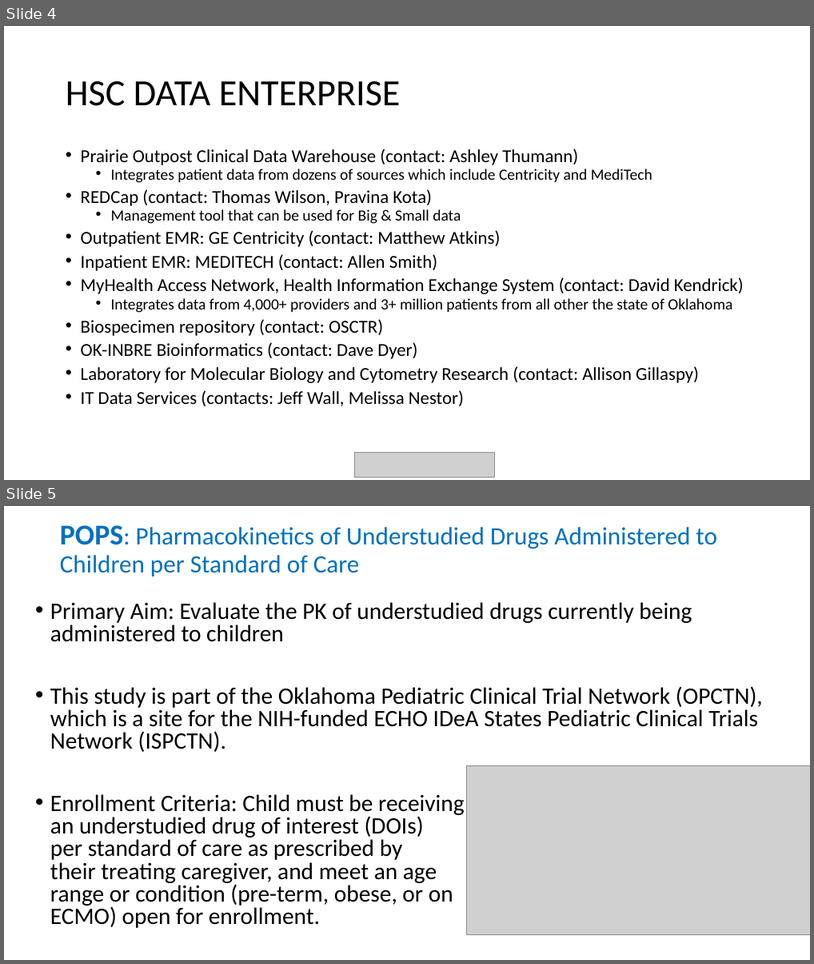
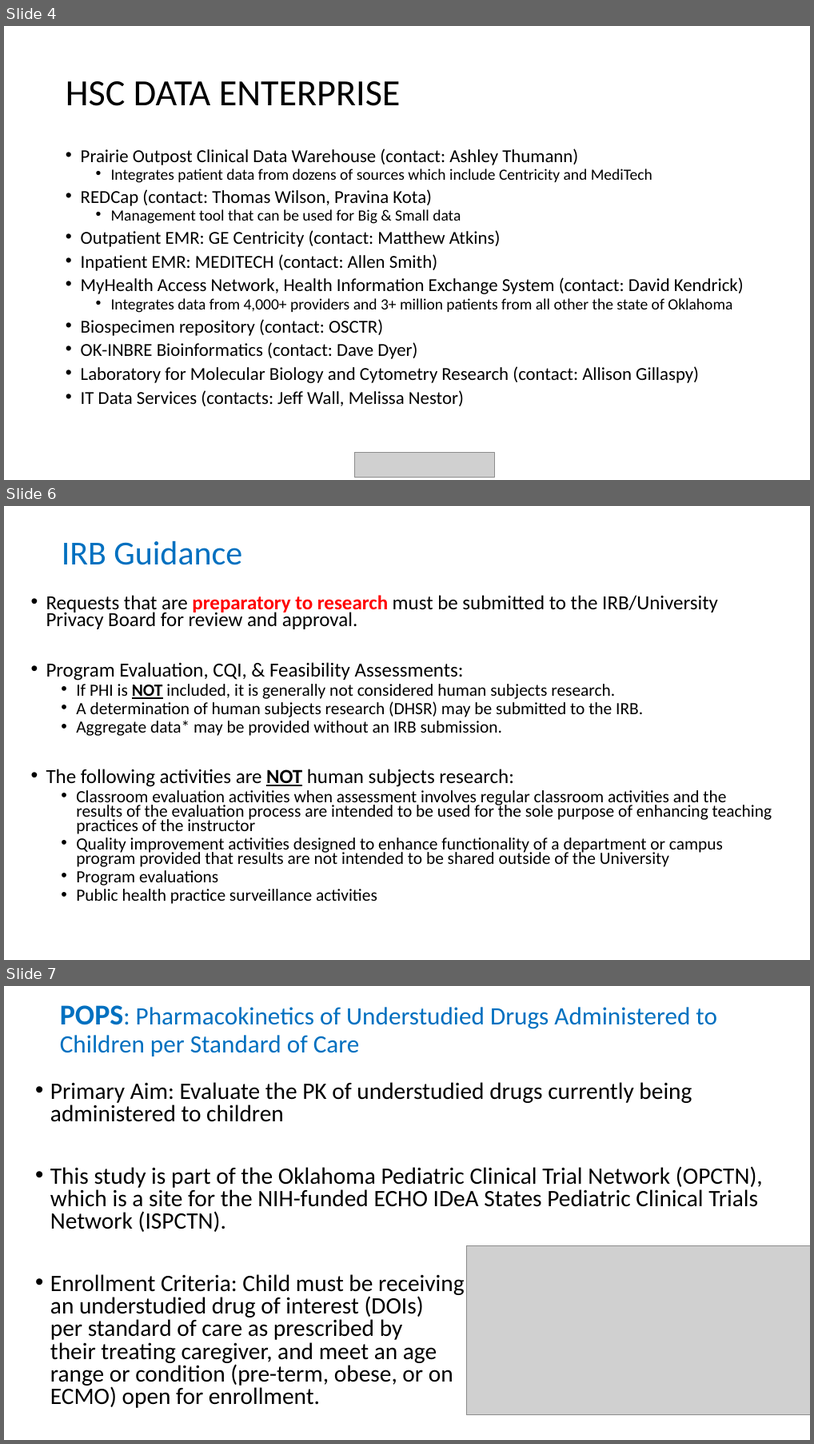
Before and after one commit to OuhscBbmc/prairie-outpost-public, a slide deck: publications/presentation-2019-06-idea/ispctn-regional-conference-2019-06.pptx. Shown one above the other, each under a label of ours: slides 4 and 5 before the commit, slides 4, 6 and 7 after it; the slides between them are not shown. The pictures are 814x964 and 814x1444 pixels, drawn with LibreOffice and Linux fonts; fonts in the diff are those of the drawing; grey boxes stand for pictures. Boxes give left, top, right and bottom in pixels: in the first picture for what was removed or moved away, otherwise in the second. Text is boxed around its words. In the diff, an @@ line names an element or a change of style, - is before the commit and + after.

```diff
--- a/publications/presentation-2019-06-idea/ispctn-regional-conference-2019-06.pptx
+++ b/publications/presentation-2019-06-idea/ispctn-regional-conference-2019-06.pptx
@@ slide 6 added at [4,506,810,960], background #FFFFFF @@
@@ title added at [62,541,242,565], 40 pt, text #0070C0 @@
+IRB Guidance
@@ text added at [46,595,772,904], 20.4 pt, text #000000 @@
+• Requests that are preparatory to research must be submitted to the IRB/University Privacy Board for review and approval.
+• Program Evaluation, CQI, & Feasibility Assessments:
+  • If PHI is NOT included, it is generally not considered human subjects research.
+  • A determination of human subjects research (DHSR) may be submitted to the IRB.
+  • Aggregate data* may be provided without an IRB submission.
+• The following activities are NOT human subjects research:
+  • Classroom evaluation activities when assessment involves regular classroom activities and the results of the evaluation process are intended to be used for the sole purpose of enhancing teaching practices of the instructor
+  • Quality improvement activities designed to enhance functionality of a department or campus program provided that results are not intended to be shared outside of the University
+  • Program evaluations
+  • Public health practice surveillance activities
@@ what was slide 5 is now slide 7 @@
```
Also in this commit, not shown: 1 slide changed, 9 other slides added.
